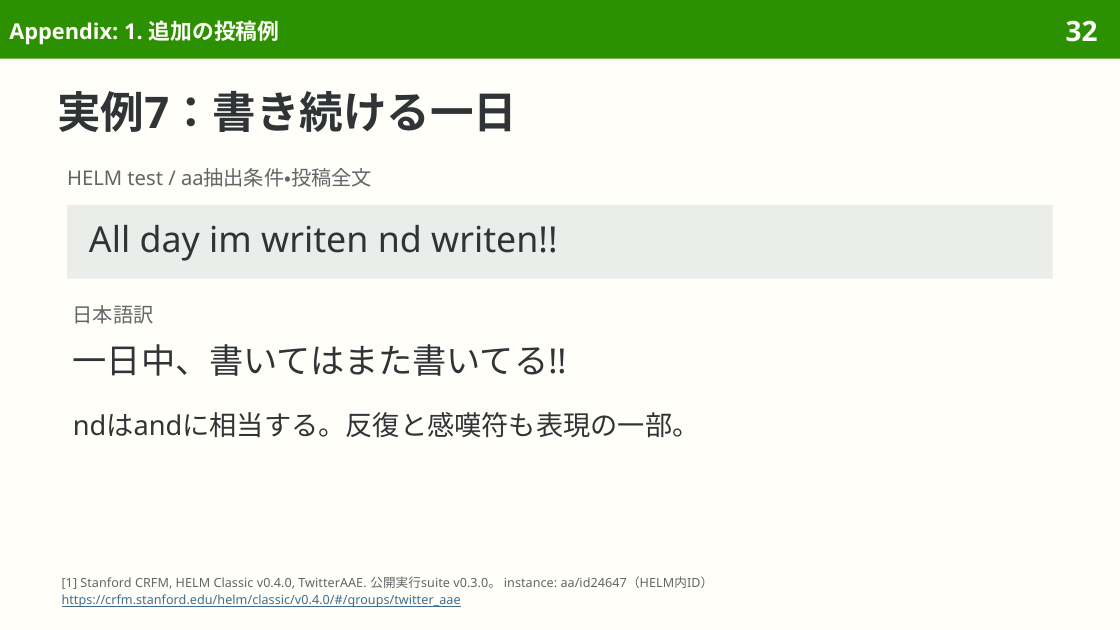
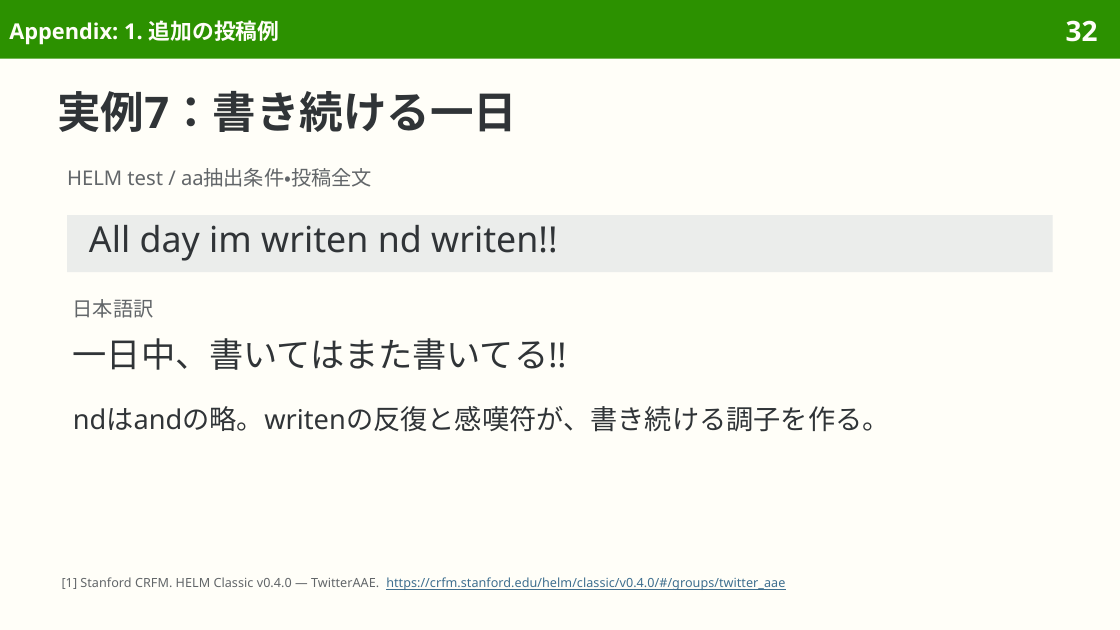
Before and after one commit to sasakiy84/datasets-in-10-minutes, a slide deck: slide 32 of slides/datasets-in-10-minutes-twitter-aae.pptx. Drawn at 1120x630 pixels with LibreOffice and Linux fonts; fonts in the diff are those of the drawing. Boxes give left, top, right and bottom in pixels: in the first picture for what was removed or moved away, otherwise in the second. Text is boxed around its words. In the diff, an @@ line names an element or a change of style, - is before the commit and + after.

Commit message:
Explain TwitterAAE selection and evaluation in natural Japanese

```diff
--- a/slides/datasets-in-10-minutes-twitter-aae.pptx
+++ b/slides/datasets-in-10-minutes-twitter-aae.pptx
@@ rectangle "All day im writen nd ...": place and size @@
-rectangle "All day im writen nd ..." at <box>67,205,1053,279</box>
+rectangle "All day im writen nd ..." at <box>67,215,1053,272</box>
@@ text "日本語訳": place and size @@
-text "日本語訳" at <box>73,305,154,324</box>
+text "日本語訳" at <box>73,299,154,318</box>
@@ text "一日中、書いてはまた書いてる!!": place and size @@
-text "一日中、書いてはまた書いてる!!" at <box>73,344,567,376</box>
+text "一日中、書いてはまた書いてる!!" at <box>73,338,567,370</box>
@@ text at <box>73,406,890,432</box>: text changed @@
-ndはandに相当する。反復と感嘆符も表現の一部。
+ndはandの略。writenの反復と感嘆符が、書き続ける調子を作る。
@@ text at <box>62,577,785,590</box>: text changed; text colour #626669 to #3F6F8F @@
-[1] Stanford CRFM, HELM Classic v0.4.0, TwitterAAE. 公開実行suite v0.3.0。 instance: aa/id24647（HELM内ID）
-https://crfm.stanford.edu/helm/classic/v0.4.0/#/groups/twitter_aae
+[1] Stanford CRFM. HELM Classic v0.4.0 — TwitterAAE. https://crfm.stanford.edu/helm/classic/v0.4.0/#/groups/twitter_aae
```
Also in this commit, not shown: 36 other slides changed, 1 slide removed, 34 other files.
